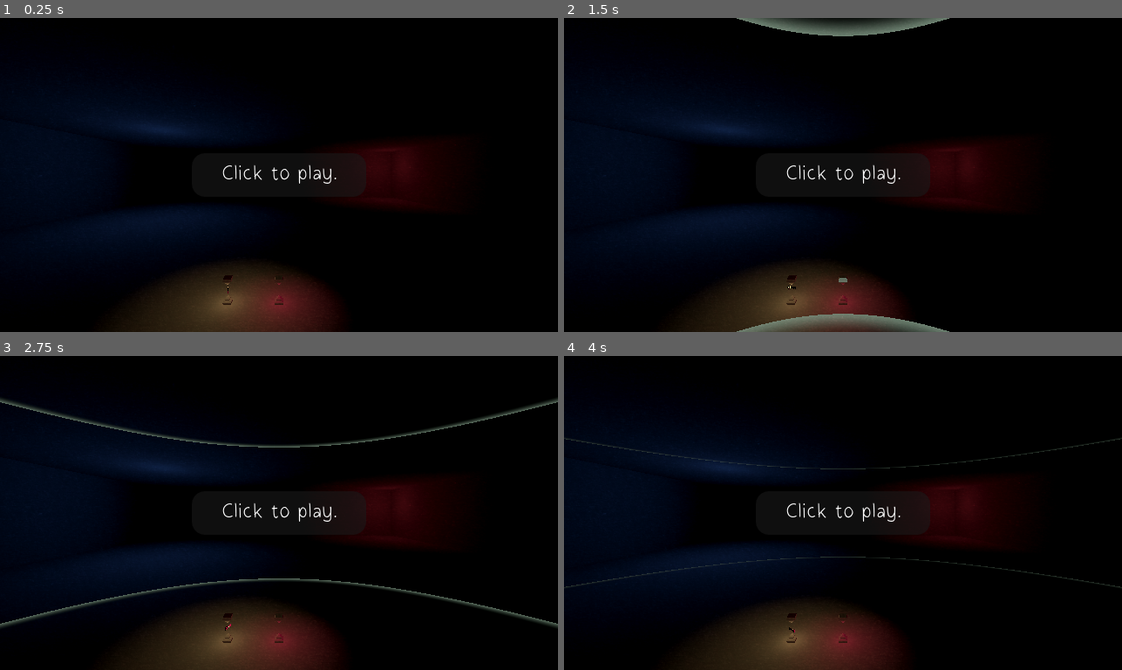
Above: before the commit, frames 1-4 (two rows, left to right).
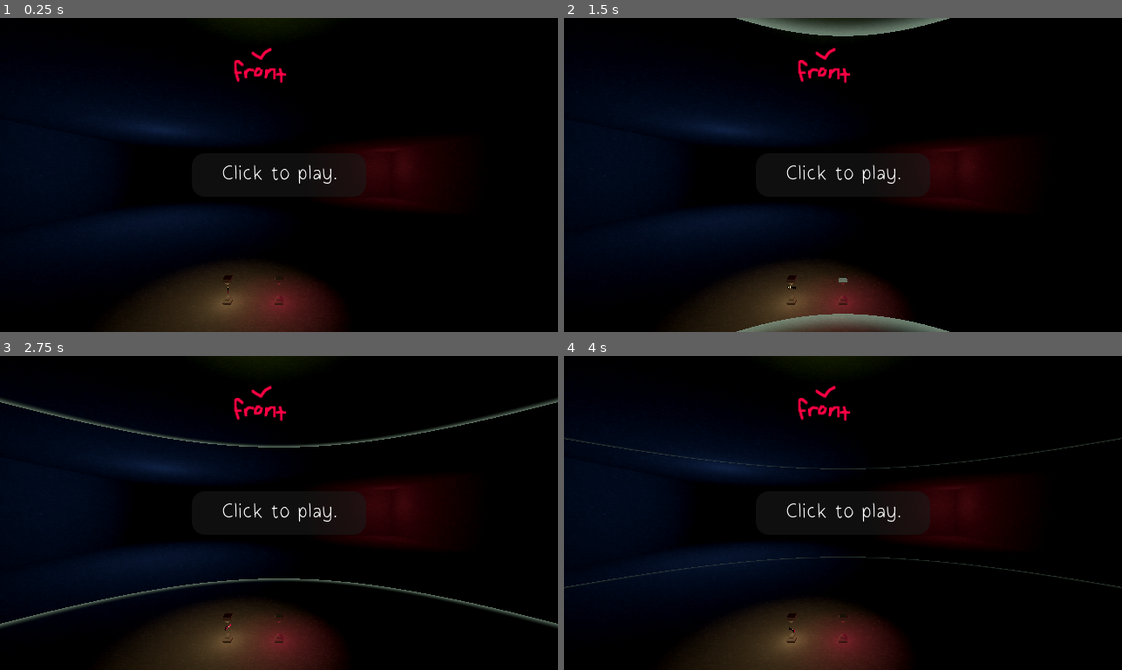
Above: after the commit, the same moments.

Repository: danielday-dev/Fishfest2024
Game: Godot game, scene res://Scenes/Main.tscn
Two runs of this game, one before a commit and one after it. Both use one fixed random seed, a clock stepped at 60 frames per second and the inputs below.
Inputs (mouse positions are in pixels of both pictures, inside the frame that each line leads up to):
- Up to frame 1 (0.25 s): no input
- Up to frame 2 (1.5 s): tap Enter at 0.5, 1.25 s; move the mouse to (965, 159) at 0.52 s; hold D (Player_Movement_Right) 0.53-1.28 s; move the mouse to (731, 190) at 1.27 s; hold S (Player_Movement_Backward) from 1.28 s (still down)
- Up to frame 3 (2.75 s): tap Enter at 2 s; move the mouse to (334, 443) at 2.02 s; release S (Player_Movement_Backward) at 2.03 s; hold D (Player_Movement_Right) from 2.03 s (still down)
- Up to frame 4 (4 s): tap Enter at 2.75, 3.5 s; move the mouse to (815, 575) at 2.77 s; release D (Player_Movement_Right) at 2.78 s; hold W (Player_Movement_Forward) 2.78-3.53 s; move the mouse to (1010, 560) at 3.52 s; hold A (Player_Movement_Left) from 3.53 s (still down)

The runs differ from the first frame. In frame 1, 0.3% of the frame differs, in the area x 41-52%, y 0-21%; in frame 2, 0.3%; in frame 3, 0.3%; in frame 4, 0.3%.

Commit message:
Simple anglerfish added.

Diff:
--- /dev/null
+++ b/Prefabs/AnglerFish.tscn
@@ -0,0 +1,96 @@
+[gd_scene load_steps=10 format=3 uid="uid://bqnn3quar4qpr"]
+
+[ext_resource type="Script" path="res://Scripts/AnglerFish.gd" id="1_cod2g"]
+[ext_resource type="Texture2D" uid="uid://djbisnku7r8iy" path="res://Resources/Textures/FishExampleTexture.png" id="1_enqre"]
+
+[sub_resource type="AtlasTexture" id="AtlasTexture_o7lnu"]
+atlas = ExtResource("1_enqre")
+region = Rect2(0, 0, 128, 128)
+
+[sub_resource type="AtlasTexture" id="AtlasTexture_dy37b"]
+atlas = ExtResource("1_enqre")
+region = Rect2(128, 0, 128, 128)
+
+[sub_resource type="AtlasTexture" id="AtlasTexture_i250b"]
+atlas = ExtResource("1_enqre")
+region = Rect2(256, 0, 128, 128)
+
+[sub_resource type="AtlasTexture" id="AtlasTexture_kpuj0"]
+atlas = ExtResource("1_enqre")
+region = Rect2(384, 0, 128, 128)
+
+[sub_resource type="AtlasTexture" id="AtlasTexture_6th58"]
+atlas = ExtResource("1_enqre")
+region = Rect2(512, 0, 128, 128)
+
+[sub_resource type="AtlasTexture" id="AtlasTexture_ry4bn"]
+atlas = ExtResource("1_enqre")
+region = Rect2(640, 0, 128, 128)
+
+[sub_resource type="SpriteFrames" id="SpriteFrames_vhq4p"]
+animations = [{
+"frames": [{
+"duration": 1.0,
+"texture": SubResource("AtlasTexture_o7lnu")
+}, {
+"duration": 1.0,
+"texture": SubResource("AtlasTexture_dy37b")
+}, {
+"duration": 1.0,
+"texture": SubResource("AtlasTexture_i250b")
+}, {
+"duration": 1.0,
+"texture": SubResource("AtlasTexture_kpuj0")
+}, {
+"duration": 1.0,
+"texture": SubResource("AtlasTexture_6th58")
+}, {
+"duration": 1.0,
+"texture": SubResource("AtlasTexture_ry4bn")
+}],
+"loop": false,
+"name": &"default",
+"speed": 0.0
+}]
+
+[node name="AnglerFish" type="Node3D"]
+script = ExtResource("1_cod2g")
+
+[node name="Sprites" type="Node3D" parent="."]
+
+[node name="Front" type="AnimatedSprite3D" parent="Sprites"]
+sprite_frames = SubResource("SpriteFrames_vhq4p")
+
+[node name="Left" type="AnimatedSprite3D" parent="Sprites"]
+transform = Transform3D(-4.37114e-08, 0, 1, 0, 1, 0, -1, 0, -4.37114e-08, 0, 0, 0)
+visible = false
+sprite_frames = SubResource("SpriteFrames_vhq4p")
+frame = 1
+
+[node name="Right" type="AnimatedSprite3D" parent="Sprites"]
+transform = Transform3D(4.37114e-08, 0, 1, 0, 1, 0, -1, 0, 4.37114e-08, 0, 0, 0)
+visible = false
+sprite_frames = SubResource("SpriteFrames_vhq4p")
+frame = 1
+
+[node name="Back" type="AnimatedSprite3D" parent="Sprites"]
+transform = Transform3D(-1, 0, -8.74228e-08, 0, 1, 0, 8.74228e-08, 0, -1, 0, 0, 0)
+visible = false
+sprite_frames = SubResource("SpriteFrames_vhq4p")
+frame = 2
+
+[node name="Above" type="AnimatedSprite3D" parent="Sprites"]
+transform = Transform3D(-1, 0, -8.74228e-08, -8.74228e-08, -4.37114e-08, 1, -3.82137e-15, 1, 4.37114e-08, 0, 0, 0)
+visible = false
+sprite_frames = SubResource("SpriteFrames_vhq4p")
+frame = 3
+
+[node name="Below" type="AnimatedSprite3D" parent="Sprites"]
+transform = Transform3D(1, -3.82137e-15, 1.74846e-07, 1.74846e-07, 4.37114e-08, -1, -3.82137e-15, 1, 4.37114e-08, 0, 0, 0)
+visible = false
+sprite_frames = SubResource("SpriteFrames_vhq4p")
+frame = 4
+
+[node name="Light" type="OmniLight3D" parent="."]
+light_color = Color(0.592157, 0.788235, 0.0784314, 1)
+omni_attenuation = 0.31864
--- a/Scenes/Main.tscn
+++ b/Scenes/Main.tscn
@@ -7,6 +7,7 @@
 [ext_resource type="PackedScene" uid="uid://dtfjnjvx8ilov" path="res://Prefabs/KeyPickup.tscn" id="4_tnk5s"]
 [ext_resource type="PackedScene" uid="uid://b0og5dqddnsij" path="res://Prefabs/KeyPlace.tscn" id="5_gwapc"]
 [ext_resource type="Theme" uid="uid://dy6yime6oii8l" path="res://Resources/ControlThemes/MainTheme.tres" id="6_3eqiu"]
+[ext_resource type="PackedScene" uid="uid://bqnn3quar4qpr" path="res://Prefabs/AnglerFish.tscn" id="8_s0tlc"]
 
 [sub_resource type="BoxMesh" id="BoxMesh_ithrh"]
 material = ExtResource("1_jns56")
@@ -84,3 +85,6 @@
 
 [node name="KeyPlace" parent="." instance=ExtResource("5_gwapc")]
 transform = Transform3D(1, 0, 0, 0, 1, 0, 0, 0, 1, 0, -5, -8)
+
+[node name="AnglerFish" parent="." instance=ExtResource("8_s0tlc")]
+transform = Transform3D(1, 0, 0, 0, 1, 0, 0, 0, 1, -0.444535, 2.22617, -4.45995)
--- /dev/null
+++ b/Scripts/AnglerFish.gd
@@ -0,0 +1,31 @@
+extends Node3D
+
+func _process(delta):
+	var mainCamera : Camera3D = get_viewport().get_camera_3d();
+	var lookPos : Vector3 = mainCamera.global_position;
+	var selfPos : Vector3 = global_position;
+
+	var forwards : Vector3 = Vector3(0, 0, 1);
+	var right : Vector3 = Vector3(1, 0, 0);
+	var up: Vector3 = Vector3(0, 1, 0);
+
+	var dif = selfPos - lookPos;
+	var difNorm = dif.normalized();
+	const cos45 = cos(PI / 4.0);
+
+	var directions = [
+		-difNorm.dot(forwards),
+		-difNorm.dot(right),
+		-difNorm.dot(up)
+	];
+	var best = 0;
+	for i in range(1, directions.size()):
+		if (abs(directions[i]) > abs(directions[best])):
+			best = i;
+
+	$Sprites/Front.visible = best == 0 && directions[best] >= 0;
+	$Sprites/Back.visible = best == 0 && directions[best] < 0;
+	$Sprites/Right.visible = best == 1 && directions[best] >= 0;
+	$Sprites/Left.visible = best == 1 && directions[best] < 0;
+	$Sprites/Above.visible = best == 2 && directions[best] >= 0;
+	$Sprites/Below.visible = best == 2 && directions[best] < 0;
Binary file added: Resources/Textures/FishExampleTexture.png
Not shown, added: Resources/Textures/FishExampleTexture.png.import
Not shown: 1 places in Scenes/Main.tscn that only renumber resources
